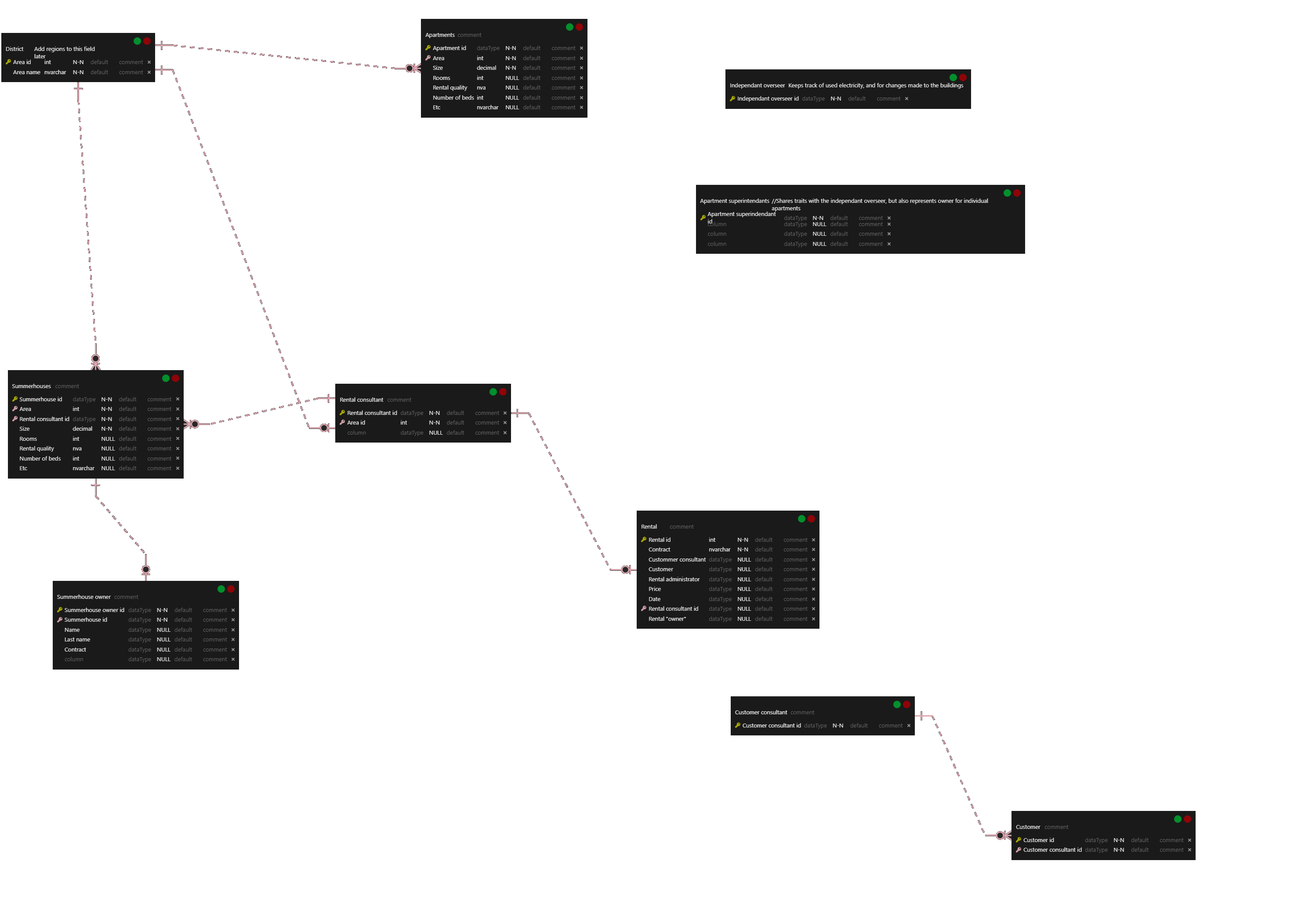
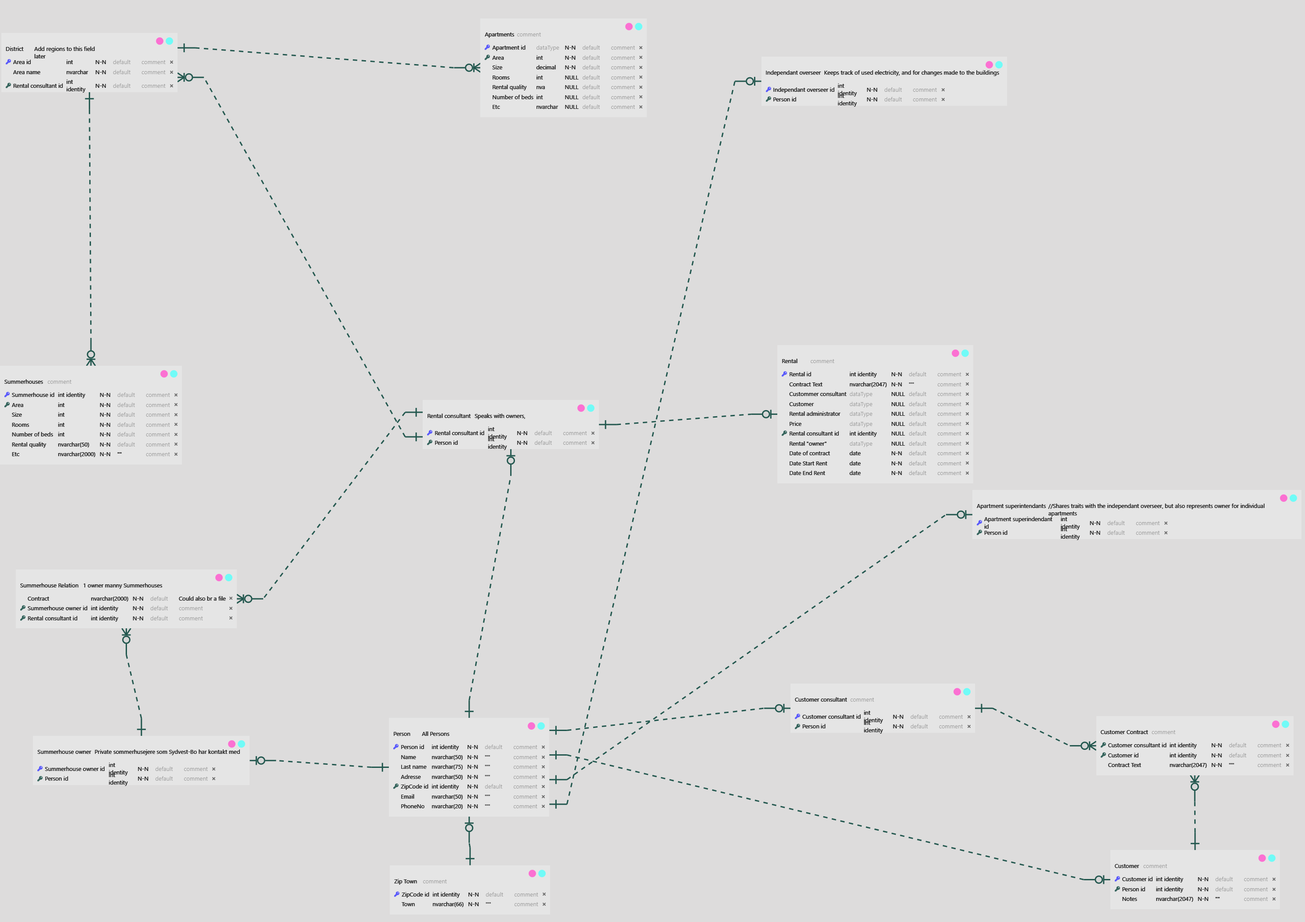
Layers edited between the first and the second 1305x922 image:
added layer "Indsatte lag" above "baggrund" over (x1=0, y1=18, x2=1302, y2=915)
renamed "Indsatte lag" to "baggrund", painted on it over (x1=0, y1=0, x2=1305, y2=922)
